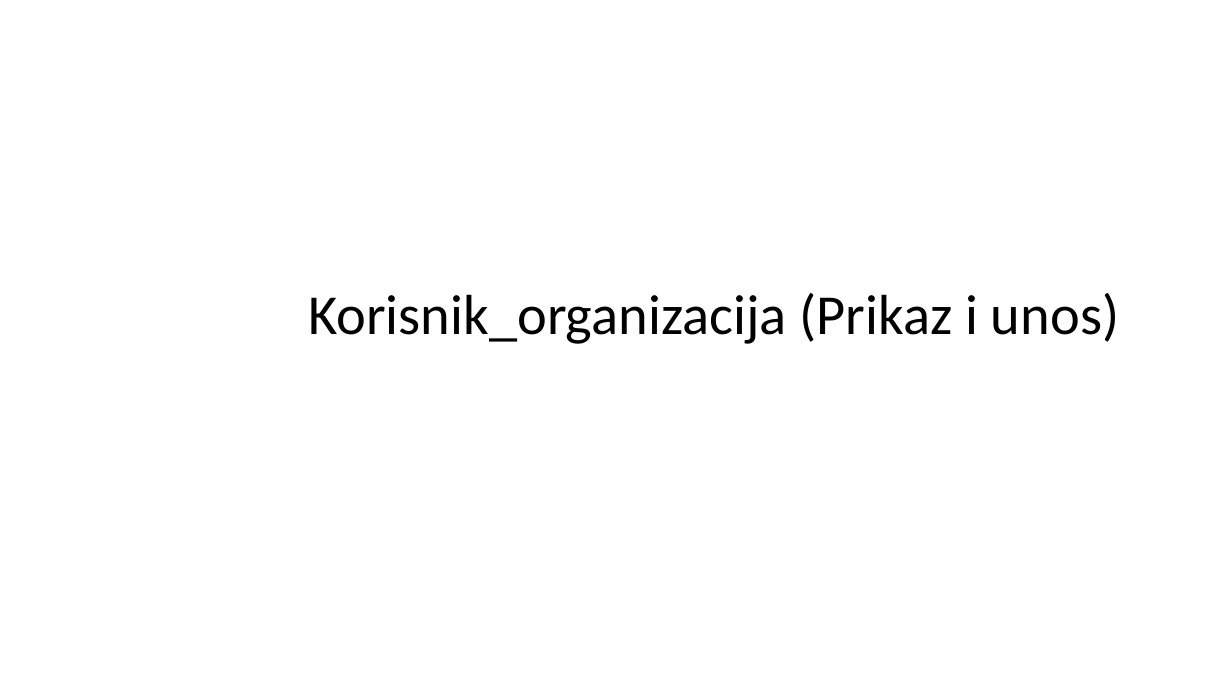
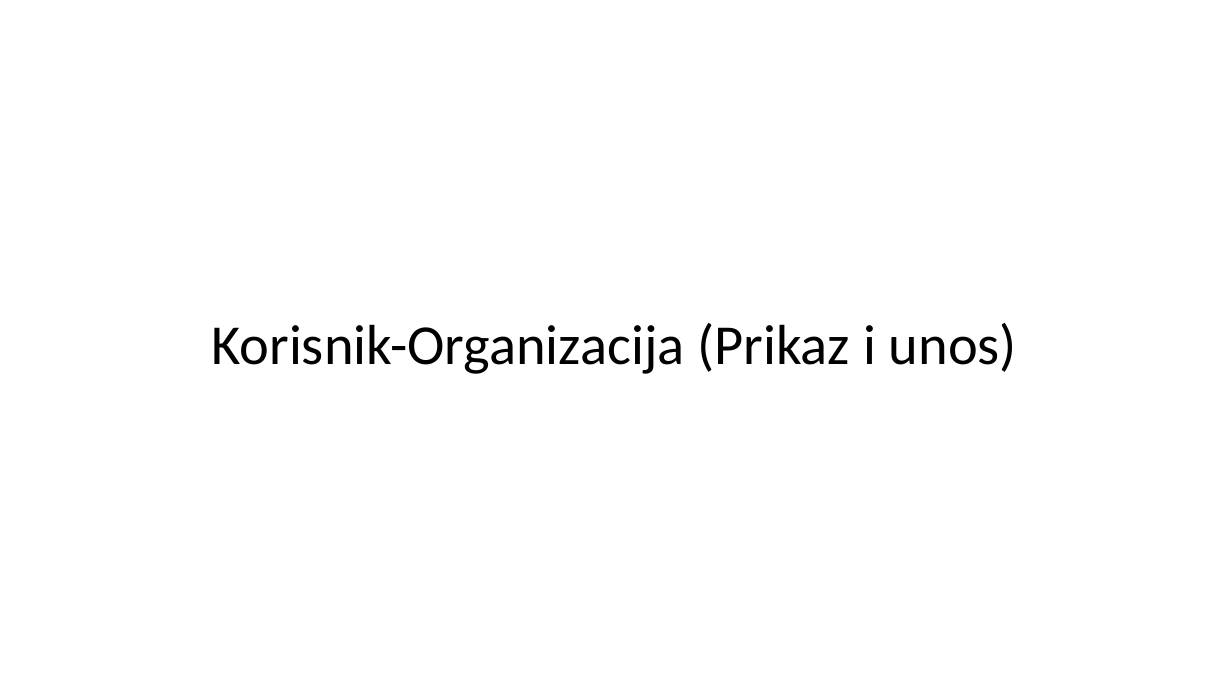
Before and after one commit to edin-3031/Projektna_Organizacija, a slide deck: slide 25 of Projektna organizacija.pptx. Drawn at 1232x693 pixels with LibreOffice and Linux fonts; fonts in the diff are those of the drawing. Boxes give left, top, right and bottom in pixels: in the first picture for what was removed or moved away, otherwise in the second. Text is boxed around its words. In the diff, an @@ line names an element or a change of style, - is before the commit and + after.

```diff
--- a/Projektna organizacija.pptx
+++ b/Projektna organizacija.pptx
@@ title at [211,323,1017,374]: text changed @@
-Korisnik_organizacija (Prikaz i unos)
+Korisnik-Organizacija (Prikaz i unos)
```
Also in this commit, not shown: 3 other slides changed, 18 other files.
